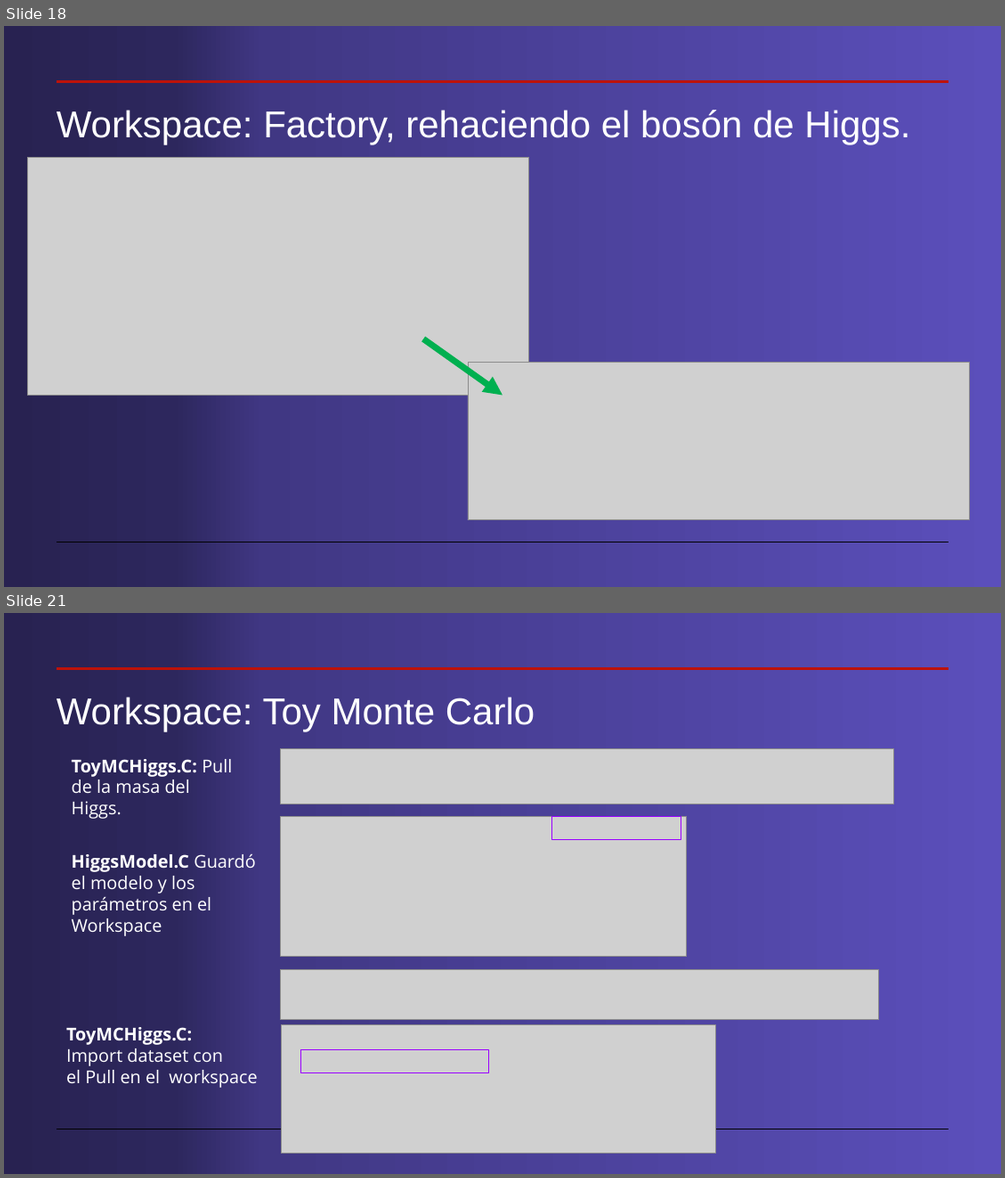
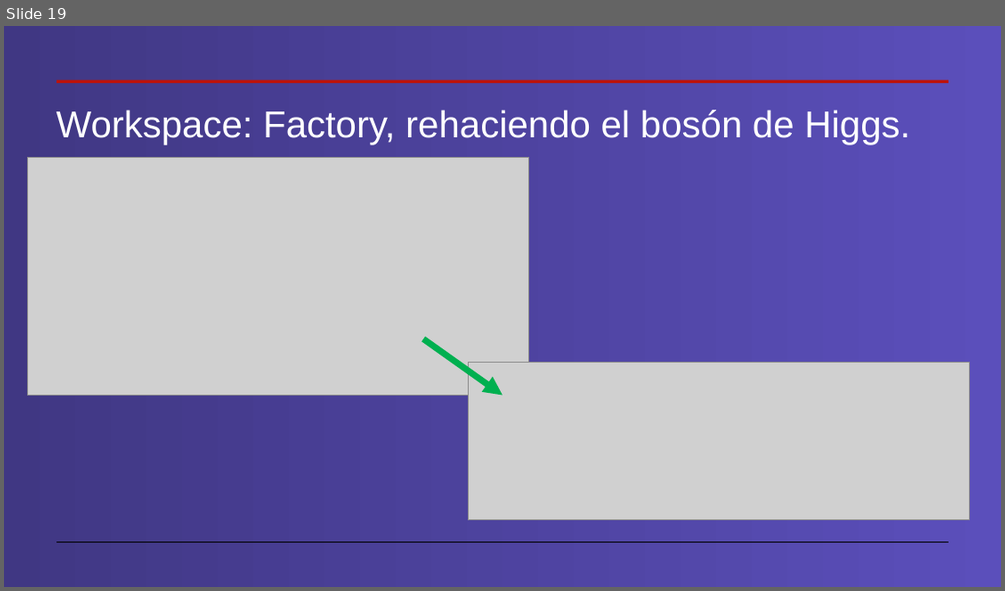
Before and after one commit to cdavidgutierrez/ProyectoFinal_CERN_ROOT, a slide deck: Workspaces en root.pptx. Shown one above the other, each under a label of ours: slides 18 and 21 before the commit, slide 19 after it; the slides between them are not shown. The pictures are 1005x1178 and 1005x591 pixels, drawn with LibreOffice and Linux fonts; fonts in the diff are those of the drawing; grey boxes stand for pictures. Boxes give left, top, right and bottom in pixels: in the first picture for what was removed or moved away, otherwise in the second. Text is boxed around its words. In the diff, an @@ line names an element or a change of style, - is before the commit and + after.

```diff
--- a/Workspaces en root.pptx
+++ b/Workspaces en root.pptx
@@ slide 21 removed at <box>4,613,1001,1174</box>, background gradient #5B4FBB to #403783 to #2D275D to #282251; not listed: 2 template elements that a slide beside it also shows @@
@@ title removed at <box>57,697,534,732</box> @@
-Workspace: Toy Monte Carlo
@@ text removed at <box>72,759,232,819</box> @@
-ToyMCHiggs.C: Pull de la masa del Higgs.
@@ picture removed at <box>281,748,893,803</box> @@
@@ picture removed at <box>281,817,686,957</box> @@
@@ rectangle removed at <box>552,817,680,839</box> @@
@@ text removed at <box>72,853,256,936</box> @@
-HiggsModel.C Guardó el modelo y los parámetros en el Workspace
@@ picture removed at <box>281,970,879,1020</box> @@
@@ text removed at <box>66,1027,257,1087</box> @@
-ToyMCHiggs.C:
-Import dataset con
-el Pull en el workspace
@@ picture removed at <box>281,1025,716,1153</box> @@
@@ rectangle removed at <box>301,1050,488,1072</box> @@
@@ what was slide 18 is now slide 19 @@
@@ slide 19 changed as well @@
@@ background gradient #5B4FBB to #403783 to #2D275D to #282251 to gradient #5B4FBB to #403783 @@
```
Also in this commit, not shown: 18 other slides changed, 8 slides added, 10 other slides removed.
